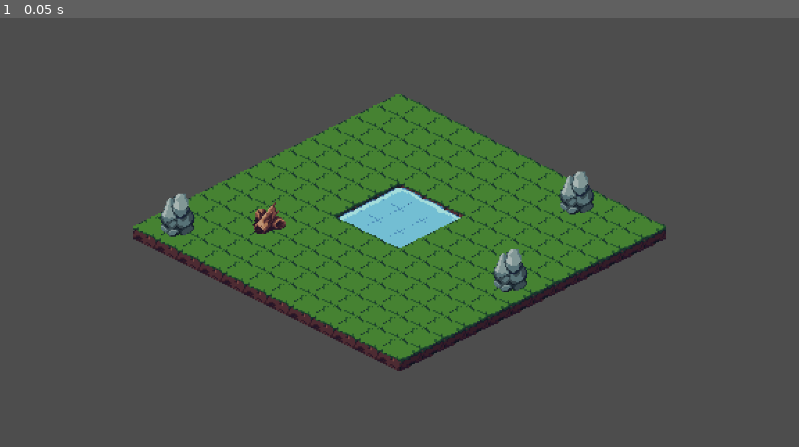
Above: before the commit, frame 1.
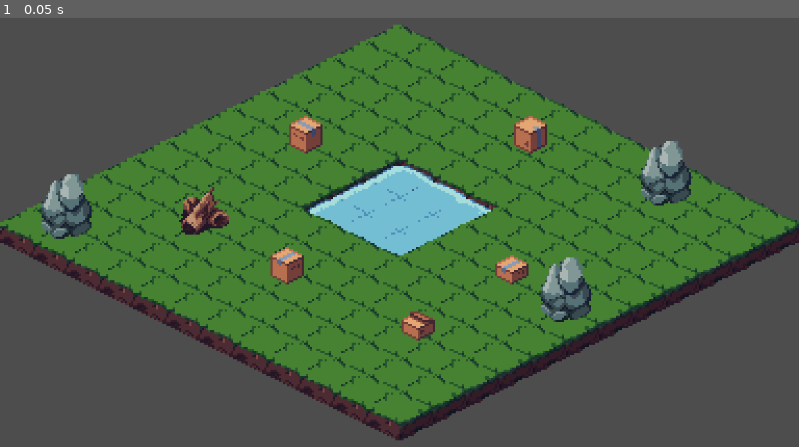
Above: after the commit, the same moment.

Repository: emilykrohn/FoldedFrenzy
Game: Godot game, scene res://Scenes/Game/main.tscn
Same seed, same stepped clock (60 frames per second), same inputs: the game is played once before the commit and once after it.
Inputs:
- Up to frame 1 (0.05 s): no input

The runs differ from the first frame. In frame 1, 37% of the frame differs, in the area x 0-100%, y 1-99%.

Commit message:
Create tile map for the boxes
Allows boxes to be placed on the environment tiles

Diff:
--- a/Scenes/Game/main.tscn
+++ b/Scenes/Game/main.tscn
@@ -1,6 +1,7 @@
-[gd_scene load_steps=4 format=3 uid="uid://cacx2ssg873ai"]
+[gd_scene load_steps=7 format=3 uid="uid://cacx2ssg873ai"]
 
 [ext_resource type="Texture2D" uid="uid://bekl61w57ow7b" path="res://Art/isometric tileset/spritesheet.png" id="1_3myya"]
+[ext_resource type="Texture2D" uid="uid://75smewi58w2h" path="res://Art/isometric boxes - free pixel assets/boxes_SpriteSheet.png" id="2_glt8d"]
 
 [sub_resource type="TileSetAtlasSource" id="TileSetAtlasSource_jl3kj"]
 texture = ExtResource("1_3myya")
@@ -622,9 +623,43 @@
 physics_layer_1/collision_mask = 2
 sources/0 = SubResource("TileSetAtlasSource_jl3kj")
 
+[sub_resource type="TileSetAtlasSource" id="TileSetAtlasSource_64ob8"]
+texture = ExtResource("2_glt8d")
+texture_region_size = Vector2i(18, 18)
+0:0/0 = 0
+1:0/0 = 0
+0:1/0 = 0
+1:1/0 = 0
+2:0/0 = 0
+3:0/0 = 0
+4:0/0 = 0
+2:1/0 = 0
+3:1/0 = 0
+4:1/0 = 0
+0:2/0 = 0
+1:2/0 = 0
+2:2/0 = 0
+2:3/0 = 0
+3:3/0 = 0
+4:3/0 = 0
+4:2/0 = 0
+3:2/0 = 0
+1:3/0 = 0
+0:3/0 = 0
+0:4/0 = 0
+1:4/0 = 0
+2:4/0 = 0
+3:4/0 = 0
+4:4/0 = 0
+
+[sub_resource type="TileSet" id="TileSet_b44wm"]
+tile_shape = 1
+tile_size = Vector2i(18, 18)
+sources/0 = SubResource("TileSetAtlasSource_64ob8")
+
 [node name="main" type="Node2D"]
 
-[node name="TileMap" type="TileMap" parent="."]
+[node name="EnvironmentTileMap" type="TileMap" parent="."]
 y_sort_enabled = true
 tile_set = SubResource("TileSet_4tntk")
 format = 2
@@ -638,6 +673,13 @@
 layer_1/z_index = 10
 layer_1/tile_data = PackedInt32Array(458755, 589824, 5, 917506, 589824, 5, 655354, 589824, 5, 655356, 327680, 4)
 
+[node name="BoxTileMap" type="TileMap" parent="."]
+y_sort_enabled = true
+tile_set = SubResource("TileSet_b44wm")
+format = 2
+layer_0/y_sort_enabled = true
+layer_0/tile_data = PackedInt32Array(327677, 0, 0, 786428, 65536, 0, 720898, 196608, 0, 262147, 262144, 0, 917504, 262144, 4)
+
 [node name="Camera2D" type="Camera2D" parent="."]
 position = Vector2(0, 92)
-zoom = Vector2(2, 2)
+zoom = Vector2(3, 3)
